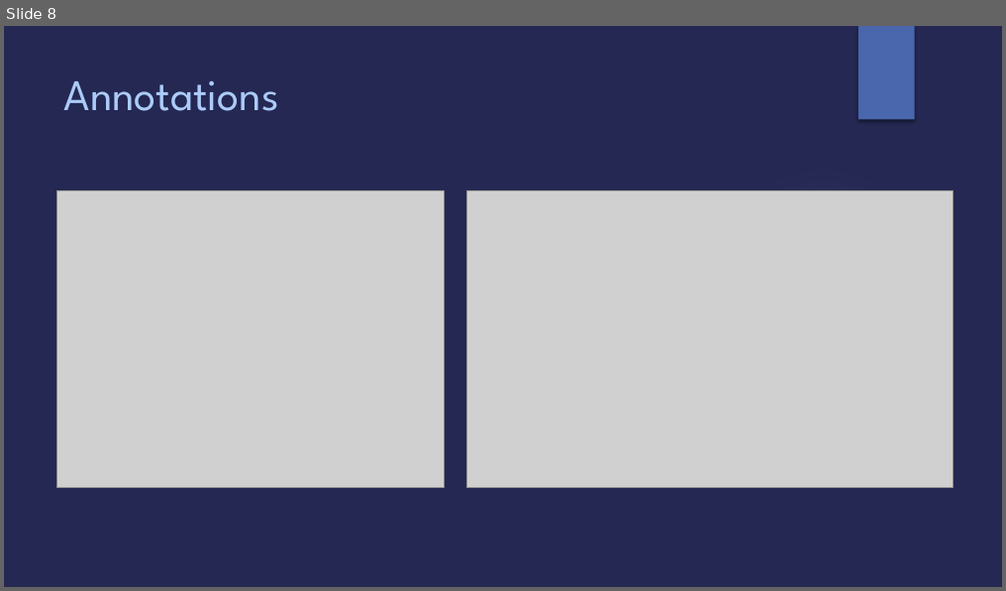
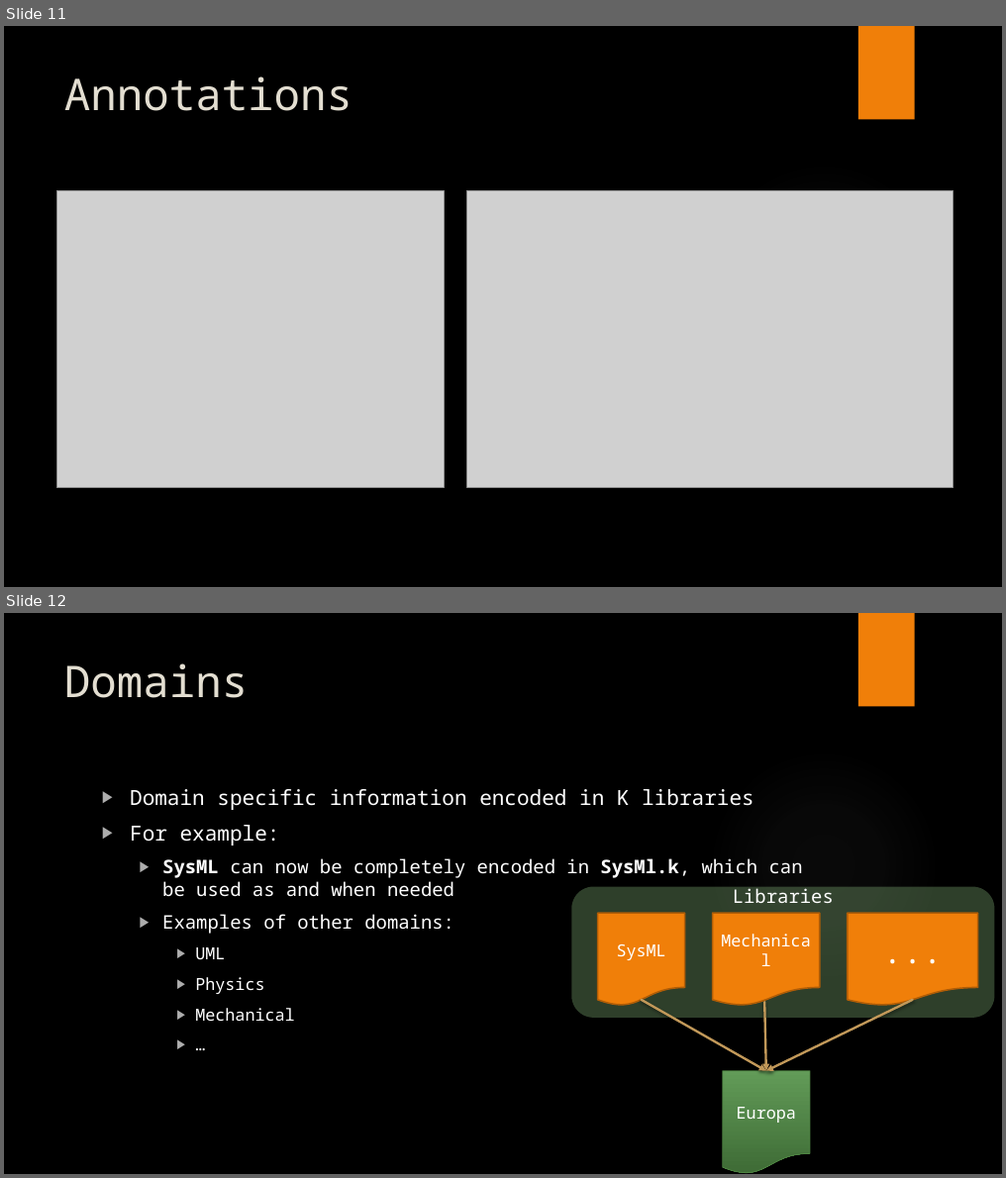
Before and after one commit to Open-MBEE/klang, a slide deck: presentations/K.pptx. Shown one above the other, each under a label of ours: slide 8 before the commit, slides 11 and 12 after it. The pictures are 1006x591 and 1006x1178 pixels, drawn with LibreOffice and Linux fonts; fonts in the diff are those of the drawing; grey boxes stand for pictures; background and template pictures are left out. Boxes give left, top, right and bottom in pixels: in the first picture for what was removed or moved away, otherwise in the second. Text is boxed around its words. In the diff, an @@ line names an element or a change of style, - is before the commit and + after.

```diff
--- a/presentations/K.pptx
+++ b/presentations/K.pptx
@@ slide 12 added at (x1=4, y1=613, x2=1002, y2=1174), background picture (left out); not listed: 2 template elements that a slide beside it also shows @@
@@ title added at (x1=64, y1=663, x2=248, y2=698), 42 pt, text #E3DED1 @@
+Domains
@@ text added at (x1=130, y1=789, x2=803, y2=1021), 18 pt, text #FFFFFF @@
+▶ Domain specific information encoded in K libraries
+▶ For example:
+  ▶ SysML can now be completely encoded in SysMl.k, which can be used as and when needed
+  ▶ Examples of other domains:
+    ▶ UML
+    ▶ Physics
+    ▶ Mechanical
+    ▶ …
@@ rounded rectangle added at (x1=571, y1=887, x2=994, y2=1018), fill #8EC182 at 33% opacity, 18 pt, text #FFFFFF @@
+Libraries
@@ flow chart document added at (x1=598, y1=913, x2=684, y2=1006), fill #F07F09, outline #B25E07 1.5 pt, 16 pt, text #FFFFFF @@
+SysML
@@ flow chart document added at (x1=713, y1=913, x2=820, y2=1006), fill #F07F09, outline #B25E07 1.5 pt, 16 pt, text #FFFFFF @@
+Mechanical
@@ flow chart document added at (x1=847, y1=913, x2=978, y2=1006), fill #F07F09, outline #B25E07 1.5 pt, 32 pt, text #FFFFFF @@
+...
@@ arrow added from (642, 1000) to (766, 1071), #C19859 2.25 pt @@
@@ arrow added from (764, 1002) to (766, 1071), #C19859 2.25 pt @@
@@ arrow added from (913, 1000) to (766, 1071), #C19859 2.25 pt @@
@@ flow chart document added at (x1=723, y1=1071, x2=810, y2=1174), fill gradient #639C58 to #3F6B35, outline #4E8542 0.75 pt, 16 pt, text #FFFFFF @@
+Europa
@@ what was slide 8 is now slide 11 @@
@@ slide 11 changed as well @@
@@ background #242852 to picture (left out) @@
@@ rectangle at (x1=858, y1=26, x2=915, y2=120): fill #4A66AC to #F07F09 @@
@@ title "Annotations" at (x1=64, y1=76, x2=352, y2=111): font League Spartan to Noto Sans Mono, text colour #ACCBF9 to #E3DED1 @@
@@ ellipse at (x1=709, y1=163, x2=939, y2=393): fill gradient #9297CF to gradient #848484 @@
```
Also in this commit, not shown: 8 other slides changed, 16 other slides added, 1 slide removed.
